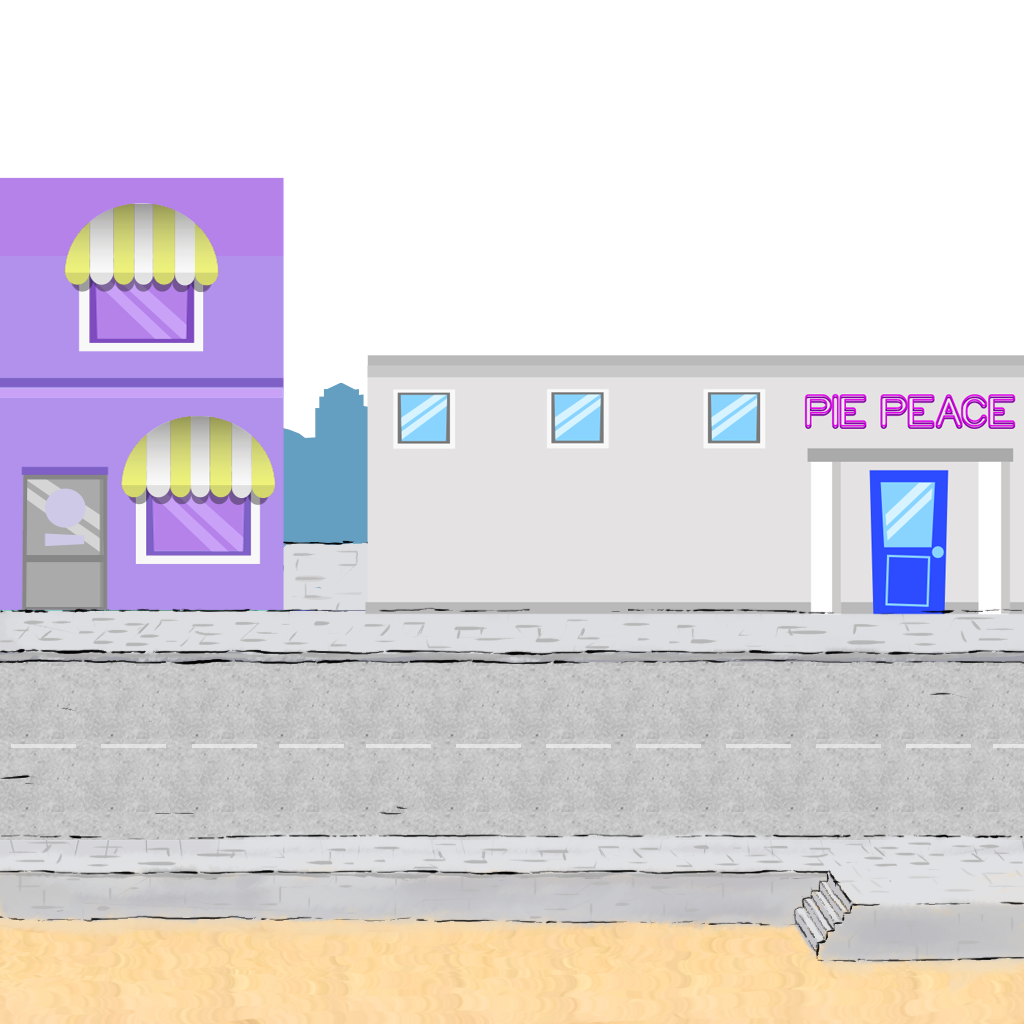
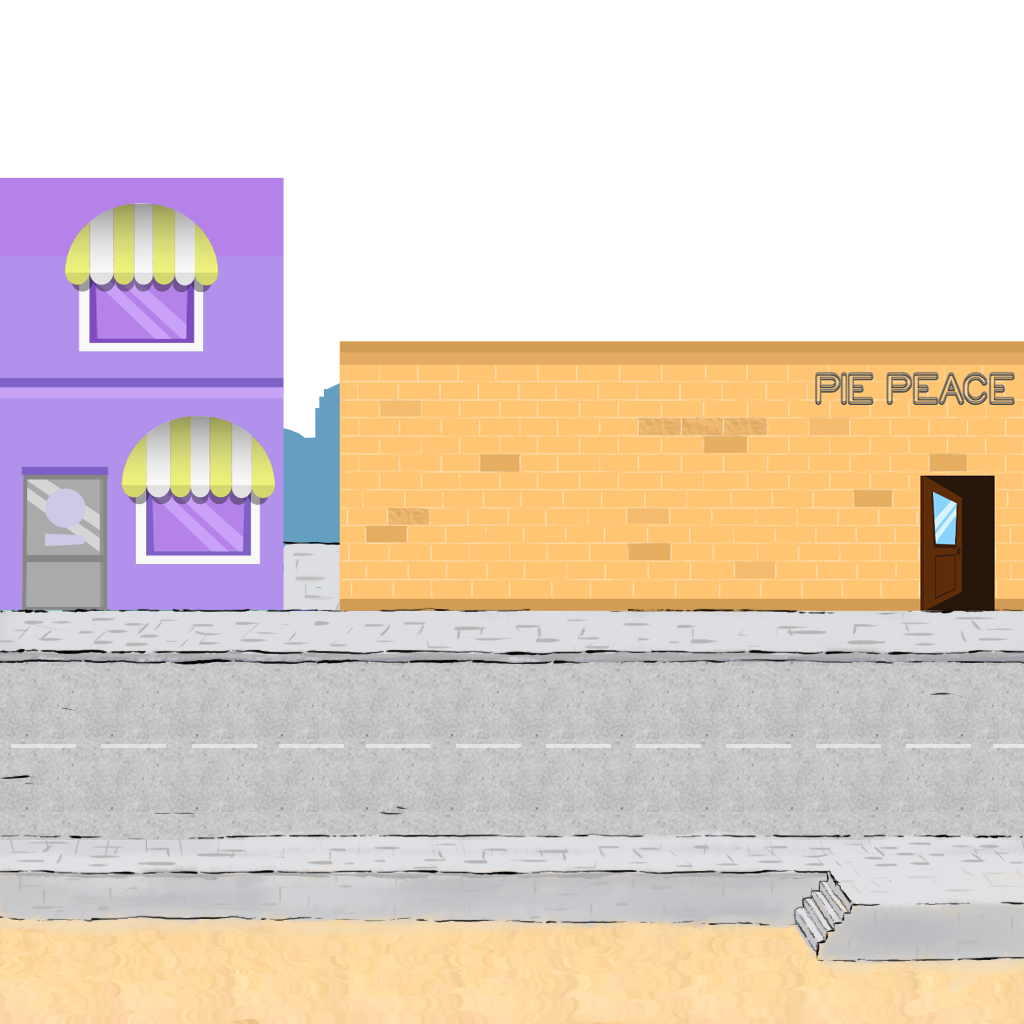
Revision of a layered 1024px x 1024px image; what changed, layer by layer:
added layer "Pie Peace" (1st of 2, in "Stack 1") in group "Stack 1" over 339, 341, 1024, 611
hid "Pie Peace" (2nd of 2, in "Stack 1") over 365, 355, 1024, 615
